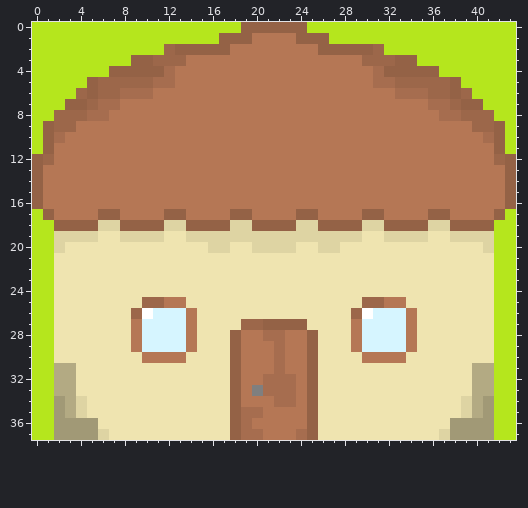
Two versions of one pixel-art sprite, house.png. The first picture shows the starting point.
The file is 44x38 pixels. Colours within 5 levels of each other are drawn and written as one.
Now the later version:
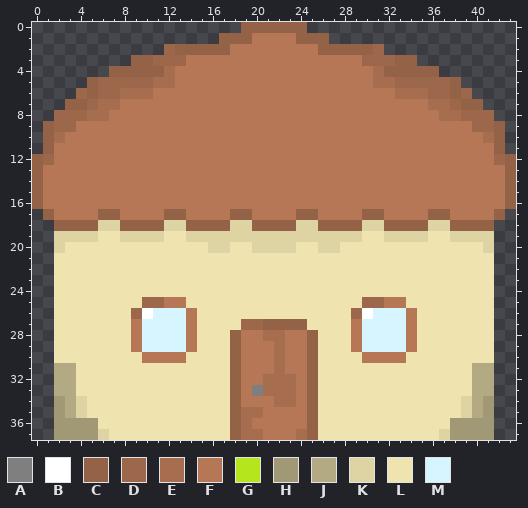
Palette (. is transparent): A #7f7f7f  B #ffffff  C #946246  D #9c674a  E #a66d4f  F #b57755  G #b5e61d  H #a19976  J #b3aa83  K #ded4a3  L #efe4b0  M #d6f5ff
Difference:
{"y":0,"x":0,"old":"GGGGGGGGGGGGGGGGGGG","new":"..................."}
{"y":0,"x":25,"old":"GGGGGGGGGGGGGGGGGGG","new":"..................."}
{"y":1,"x":0,"old":"GGGGGGGGGGGGGGGGG","new":"................."}
{"y":1,"x":27,"old":"GGGGGGGGGGGGGGGGG","new":"................."}
{"y":2,"x":0,"old":"GGGGGGGGGGGG","new":"............"}
{"y":2,"x":32,"old":"GGGGGGGGGGGG","new":"............"}
{"y":3,"x":0,"old":"GGGGGGGGG","new":"........."}
{"y":3,"x":35,"old":"GGGGGGGGG","new":"........."}
{"y":4,"x":0,"old":"GGGGGGG","new":"......."}
{"y":4,"x":37,"old":"GGGGGGG","new":"......."}
{"y":5,"x":0,"old":"GGGGG","new":"....."}
{"y":5,"x":39,"old":"GGGGG","new":"....."}
{"y":6,"x":0,"old":"GGGG","new":"...."}
{"y":6,"x":40,"old":"GGGG","new":"...."}
{"y":7,"x":0,"old":"GGG","new":"..."}
{"y":7,"x":41,"old":"GGG","new":"..."}
{"y":8,"x":0,"old":"GG","new":".."}
{"y":8,"x":42,"old":"GG","new":".."}
{"y":9,"x":0,"old":"G","new":"."}
{"y":9,"x":43,"old":"G","new":"."}
{"y":10,"x":0,"old":"G","new":"."}
{"y":10,"x":43,"old":"G","new":"."}
{"y":11,"x":0,"old":"G","new":"."}
{"y":11,"x":43,"old":"G","new":"."}
{"y":17,"x":0,"old":"G","new":"."}
{"y":17,"x":43,"old":"G","new":"."}
{"y":18,"x":0,"old":"GG","new":".."}
{"y":18,"x":42,"old":"GG","new":".."}
{"y":19,"x":0,"old":"GG","new":".."}
{"y":19,"x":42,"old":"GG","new":".."}
{"y":20,"x":0,"old":"GG","new":".."}
{"y":20,"x":42,"old":"GG","new":".."}
{"y":21,"x":0,"old":"GG","new":".."}
{"y":21,"x":42,"old":"GG","new":".."}
{"y":22,"x":0,"old":"GG","new":".."}
{"y":22,"x":42,"old":"GG","new":".."}
{"y":23,"x":0,"old":"GG","new":".."}
{"y":23,"x":42,"old":"GG","new":".."}
{"y":24,"x":0,"old":"GG","new":".."}
{"y":24,"x":42,"old":"GG","new":".."}
{"y":25,"x":0,"old":"GG","new":".."}
{"y":25,"x":42,"old":"GG","new":".."}
{"y":26,"x":0,"old":"GG","new":".."}
{"y":26,"x":42,"old":"GG","new":".."}
{"y":27,"x":0,"old":"GG","new":".."}
{"y":27,"x":42,"old":"GG","new":".."}
{"y":28,"x":0,"old":"GG","new":".."}
{"y":28,"x":42,"old":"GG","new":".."}
{"y":29,"x":0,"old":"GG","new":".."}
{"y":29,"x":42,"old":"GG","new":".."}
{"y":30,"x":0,"old":"GG","new":".."}
{"y":30,"x":42,"old":"GG","new":".."}
{"y":31,"x":0,"old":"GG","new":".."}
{"y":31,"x":42,"old":"GG","new":".."}
{"y":32,"x":0,"old":"GG","new":".."}
{"y":32,"x":42,"old":"GG","new":".."}
{"y":33,"x":0,"old":"GG","new":".."}
{"y":33,"x":42,"old":"GG","new":".."}
{"y":34,"x":0,"old":"GG","new":".."}
{"y":34,"x":42,"old":"GG","new":".."}
{"y":35,"x":0,"old":"GG","new":".."}
{"y":35,"x":42,"old":"GG","new":".."}
{"y":36,"x":0,"old":"GG","new":".."}
{"y":36,"x":42,"old":"GG","new":".."}
{"y":37,"x":0,"old":"GG","new":".."}
{"y":37,"x":42,"old":"GG","new":".."}
